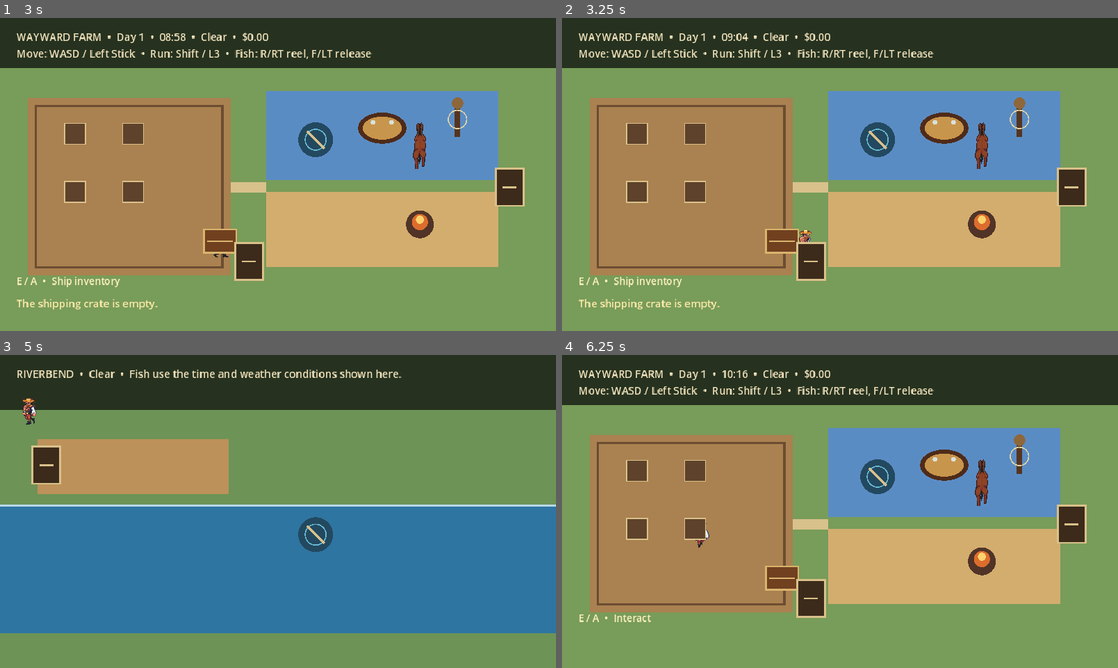
Above: before the commit, frames 1-4 (two rows, left to right).
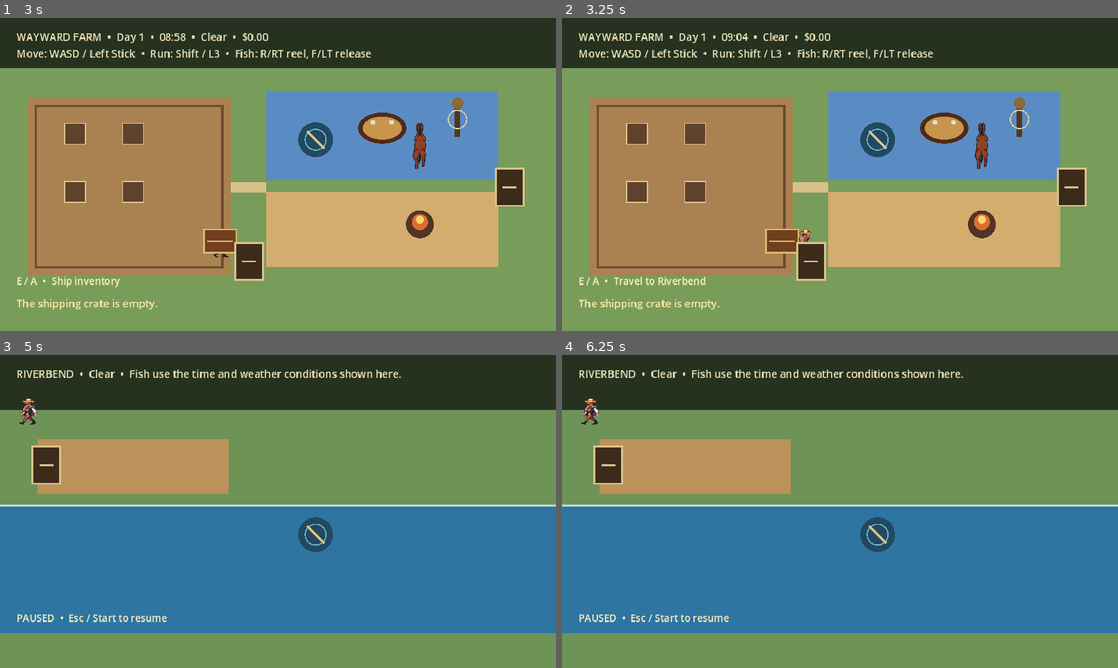
Above: after the commit, the same moments.

Repository: DocDamage/mahjongRPG
Game: Godot game, scene res://src/bootstrap/bootstrap.tscn
The game is run twice, just before and just after one commit, with the same random seed, the same clock (stepped at 60 frames per second) and the same inputs.
Inputs (mouse positions are in pixels of both pictures, inside the frame that each line leads up to):
- Up to frame 1 (3 s): click "Start at Wayward Farm" at 0.5 s; tap Enter at 1.25 s; move the mouse to (400, 158) at 1.27 s; hold D (move_right) 1.28-2.03 s; hold E (interact) 1.28-2.03 s; click (400, 158) at 1.42 s; tap Space at 1.52, 2.27 s; move the mouse to (166, 190) at 2.02 s; hold S (move_down) 2.03-2.78 s; tap R (fish_reel) at 2.1 s; tap E (interact) at 2.3 s; move the mouse to (333, 105) at 2.77 s; hold D (move_right) from 2.78 s (still down); hold F (fish_release) from 2.78 s (still down)
- Up to frame 2 (3.25 s): keep holding D (move_right); keep holding F (fish_release); tap E (interact) at 3.05 s
- Up to frame 3 (5 s): move the mouse to (250, 574) at 3.52 s; release D (move_right) at 3.53 s; release F (fish_release) at 3.53 s; hold W (move_up) 3.53-4.28 s; tap E (interact) at 3.6, 4.55 s; click (250, 574) at 3.67 s; tap Space at 3.77, 4.52 s; move the mouse to (444, 558) at 4.27 s; hold A (move_left) from 4.28 s (still down); hold Shift (run) from 4.28 s (still down); tap Escape (pause) at 4.9 s
- Up to frame 4 (6.25 s): move the mouse to (673, 464) at 5.02 s; release Shift (run) at 5.03 s; tap E (interact) at 5.1, 6.05 s; tap Space at 5.27, 5.75 s; move the mouse to (867, 511) at 5.77 s; release A (move_left) at 5.78 s; hold S (move_down) from 5.78 s (still down); hold R (fish_reel) from 5.78 s (still down); click (867, 511) at 5.92 s

Frame 1 is identical in both runs. In frame 2, 0.2% of the frame differs, in the area x 9-26%, y 82-86%; in frame 3, 0.4%; in frame 4, 58%, in the area x 0-100%, y 4-89%.

Commit message:
Add visible player pause toggle

Diff:
--- a/src/player/player.gd
+++ b/src/player/player.gd
@@ -34,10 +34,14 @@
 
 
 func _physics_process(delta: float) -> void:
+	if Input.is_action_just_pressed(&"pause"):
+		_toggle_pause()
 	if _is_game_paused():
 		velocity = Vector2.ZERO
 		_set_animation(false)
+		_show_pause_prompt()
 		return
+	_update_interaction_prompt(nearest_interaction_target())
 	move_in_direction(Input.get_vector(&"move_left", &"move_right", &"move_up", &"move_down"), delta)
 	if Input.is_action_just_pressed(&"interact"):
 		interact()
@@ -151,6 +155,23 @@
 	_prompt_label.visible = not prompt.is_empty()
 
 
+func _toggle_pause() -> void:
+	var session := get_node_or_null("/root/GameSession")
+	if session == null:
+		return
+	if session.is_paused():
+		session.release_pause(&"player_pause")
+	else:
+		session.request_pause(&"player_pause")
+
+
+func _show_pause_prompt() -> void:
+	if _prompt_label == null:
+		return
+	_prompt_label.text = "PAUSED  •  Esc / Start to resume"
+	_prompt_label.visible = true
+
+
 func _is_game_paused() -> bool:
 	var session := get_node_or_null("/root/GameSession")
 	return session != null and session.is_paused()
